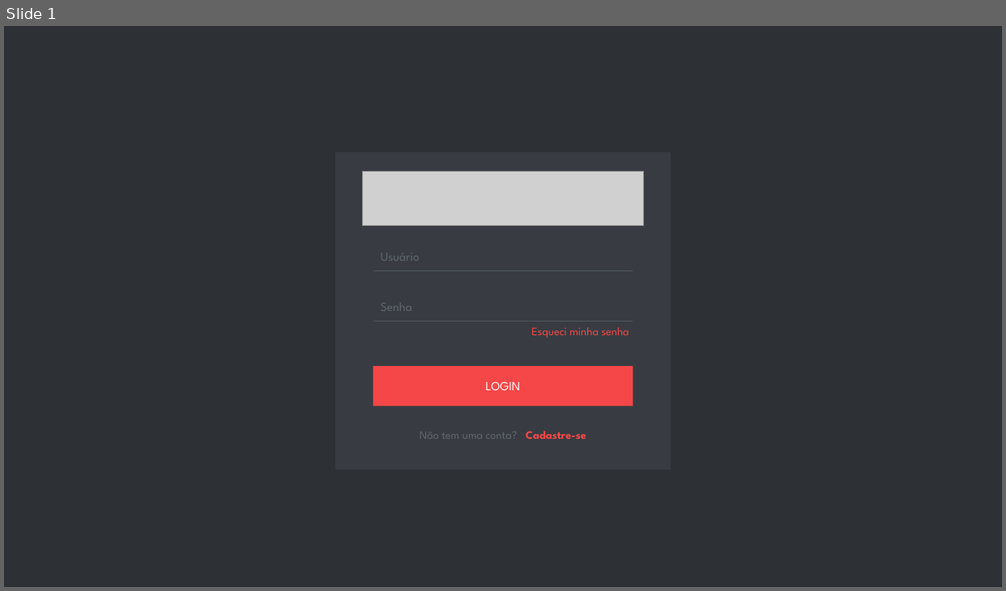
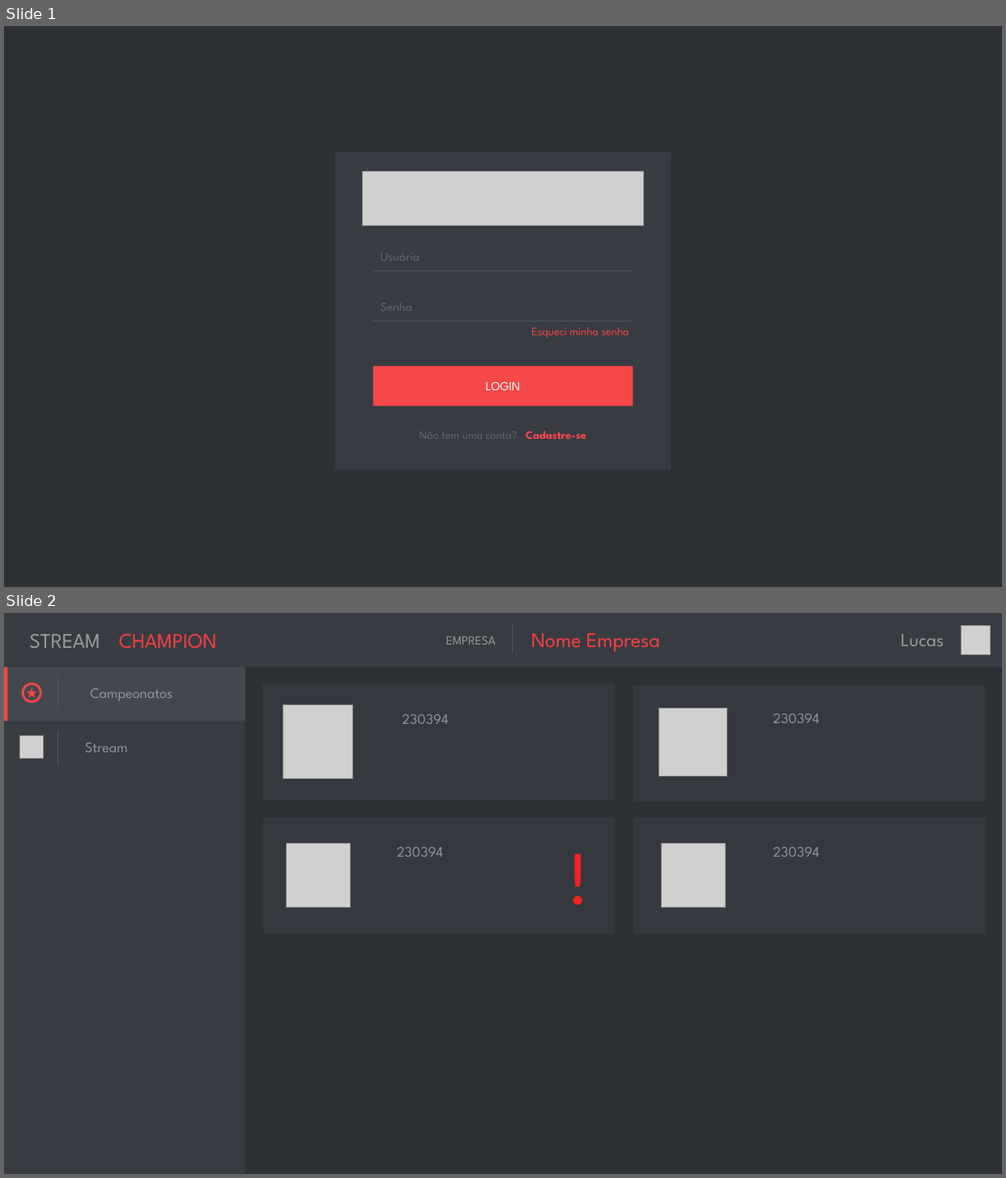
Before and after one commit to YudiG12/CarbonTowerEtc, a slide deck: Mockup/mockup1.pptx. Shown one above the other, each under a label of ours: slide 1 before the commit, slides 1 and 2 after it. The pictures are 1006x591 and 1006x1178 pixels, drawn with LibreOffice and Linux fonts; fonts in the diff are those of the drawing; grey boxes stand for pictures. Boxes give left, top, right and bottom in pixels: in the first picture for what was removed or moved away, otherwise in the second. Text is boxed around its words. In the diff, an @@ line names an element or a change of style, - is before the commit and + after.

```diff
--- a/Mockup/mockup1.pptx
+++ b/Mockup/mockup1.pptx
@@ slide 2 added at (4, 613, 1002, 1174), background #2D3035 @@
@@ rectangle added at (4, 613, 1002, 667), fill #383C42 @@
@@ text added at (30, 634, 100, 648), 20 pt, text #96A0A0 @@
+STREAM
@@ text added at (119, 633, 217, 649), 20 pt, text #FF3F3F @@
+CHAMPION
@@ text added at (446, 636, 496, 645), 12 pt, text #96A0A0 @@
+EMPRESA
@@ line added from (512, 626) to (512, 654), #51575F 0.5 pt @@
@@ text added at (531, 633, 660, 652), 20 pt, text #FF3F3F @@
+Nome Empresa
@@ text added at (901, 634, 944, 646), 18 pt, text #96A0A0 @@
+Lucas
@@ picture added at (961, 626, 991, 655) @@
@@ rectangle added at (4, 667, 245, 1174), fill #383C42 @@
@@ rectangle added at (4, 667, 245, 721), fill #43484F @@
@@ rectangle added at (4, 667, 8, 721), fill #F54747 @@
@@ ellipse added at (23, 684, 40, 702), outline #F54747 2.25 pt @@
@@ line added from (58, 676) to (58, 710), #51575F 0.5 pt @@
@@ rectangle added at (262, 684, 614, 800), fill #35393F @@
@@ rectangle added at (633, 685, 986, 801), fill #35393F @@
@@ star added at (27, 687, 37, 697), fill #F54747 @@
@@ text added at (90, 688, 172, 701), 14 pt, text #8E959E @@
+Campeonatos
@@ picture added at (283, 705, 352, 778) @@
@@ picture added at (659, 708, 727, 776) @@
@@ line added from (58, 730) to (58, 766), #51575F 0.5 pt @@
@@ text added at (402, 714, 448, 724), 14 pt, text #8E959E @@
+230394
@@ text added at (773, 713, 819, 723), 14 pt, text #8E959E @@
+230394
@@ picture added at (19, 735, 43, 758) @@
@@ text added at (85, 743, 128, 752), 14 pt, text #8E959E @@
+Stream
@@ rectangle added at (263, 817, 615, 934), fill #35393F @@
@@ text added at (559, 826, 599, 924), 72 pt, text #F32121 @@
+!
@@ rectangle added at (633, 817, 986, 934), fill #35393F @@
@@ picture added at (286, 844, 351, 908) @@
@@ text added at (397, 847, 443, 857), 14 pt, text #8E959E @@
+230394
@@ picture added at (661, 844, 726, 908) @@
@@ text added at (773, 847, 819, 857), 14 pt, text #8E959E @@
+230394
```
Also in this commit, not shown: 2 slides changed, 1 other file.
